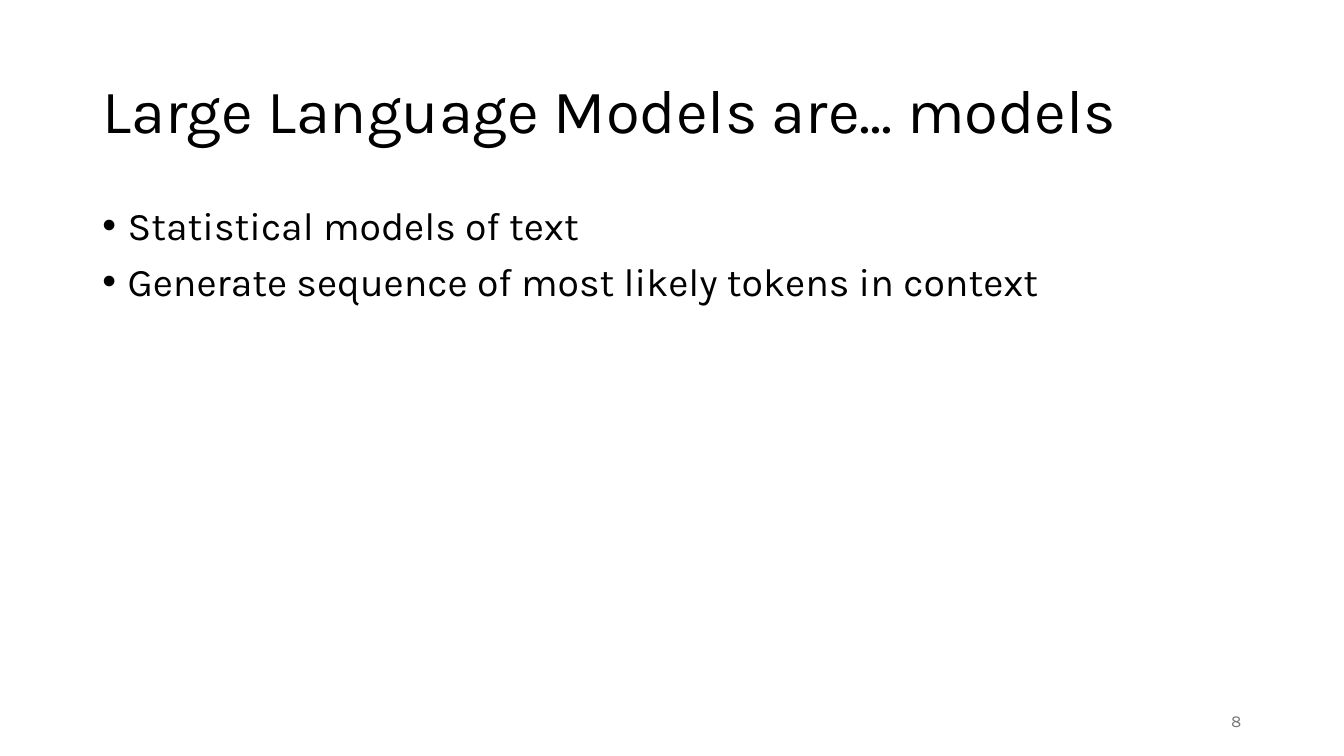
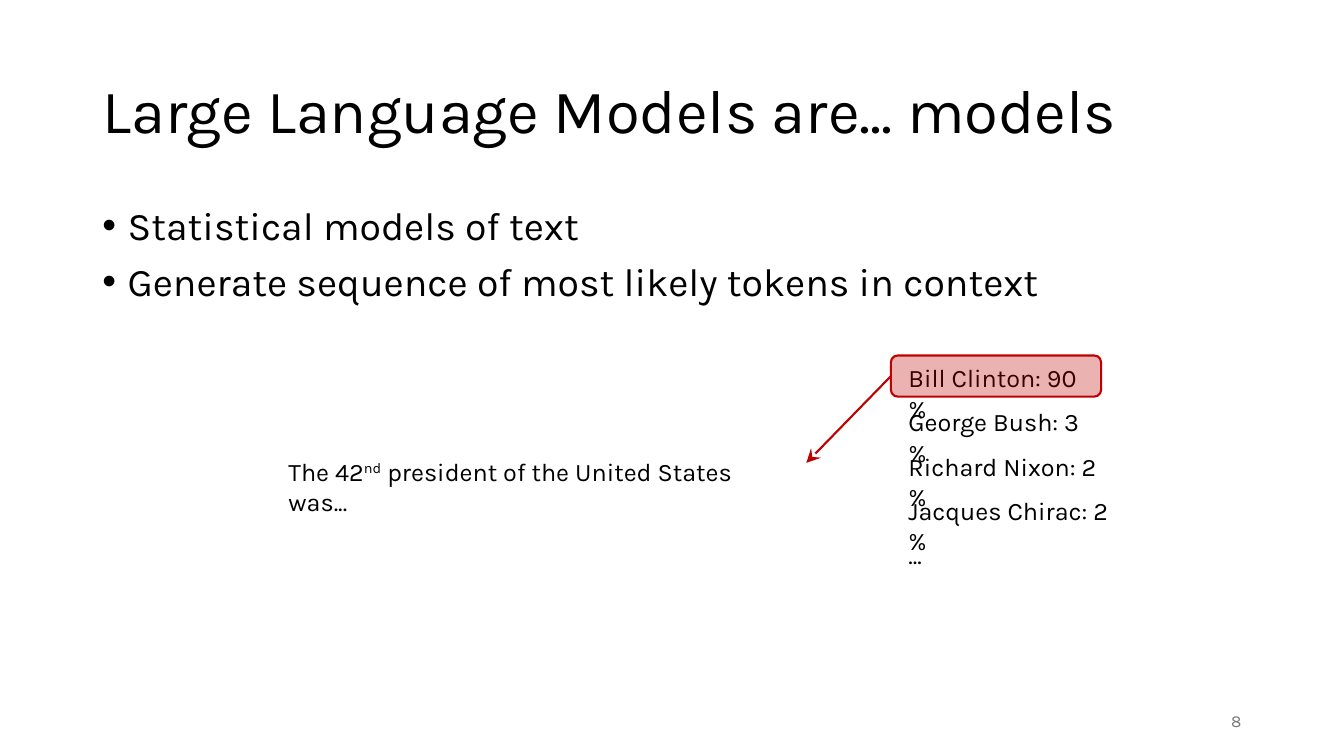
Before and after one commit to gjbex/Deploying-LLMs-locally, a slide deck: slide 8 of local_LLMs.pptx. Drawn at 1344x756 pixels with LibreOffice and Linux fonts; fonts in the diff are those of the drawing. Boxes give left, top, right and bottom in pixels: in the first picture for what was removed or moved away, otherwise in the second. Text is boxed around its words. In the diff, an @@ line names an element or a change of style, - is before the commit and + after.

```diff
--- a/local_LLMs.pptx
+++ b/local_LLMs.pptx
@@ rounded rectangle added at bbox=[891, 356, 1102, 397], fill #C00000 at 30% opacity, outline #C00000 1.5 pt @@
@@ arrow added from (891, 376) to (807, 463), #C00000 1.5 pt @@
@@ text added at bbox=[288, 463, 732, 512], 18 pt, text #000000 @@
+The 42nd president of the United States was...
@@ group added at bbox=[898, 369, 1108, 575]: 5 texts @@
+Bill Clinton: 90 %
+George Bush: 3 %
+Richard Nixon: 2 %
+Jacques Chirac: 2 %
+...
```
Also in this commit, not shown: 6 other slides changed.
